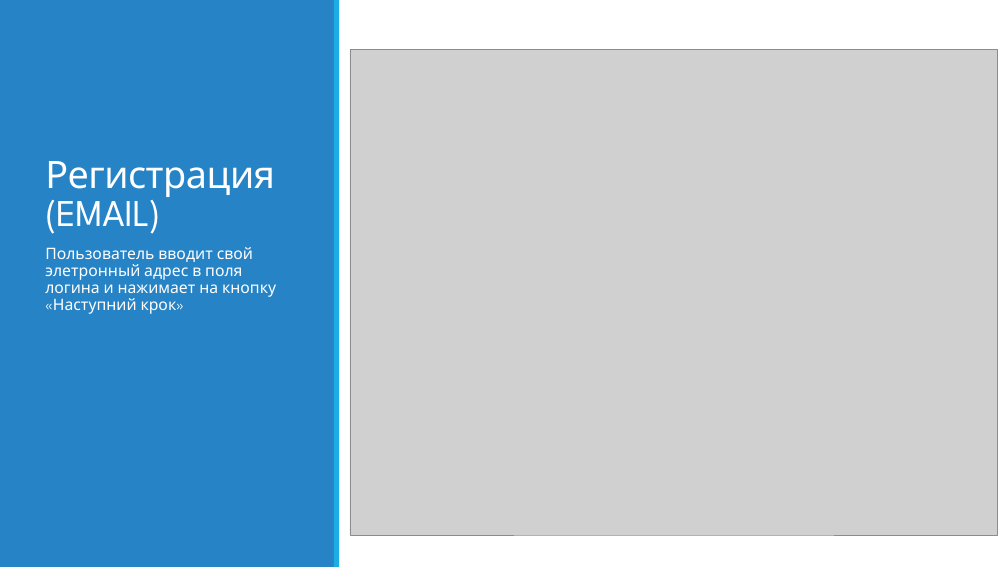
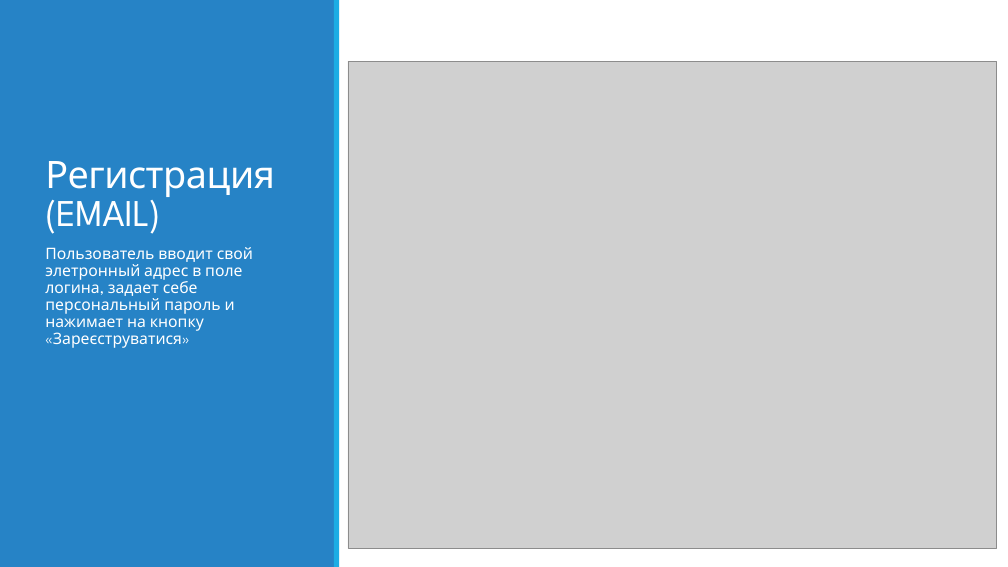
Before and after one commit to bturko/sso, a slide deck: slide 14 of Docs/KS_SIGNUP_2.pptx (slide 16 before the commit). Drawn at 1008x567 pixels with LibreOffice and Linux fonts; fonts in the diff are those of the drawing; grey boxes stand for pictures. Boxes give left, top, right and bottom in pixels: in the first picture for what was removed or moved away, otherwise in the second. Text is boxed around its words. In the diff, an @@ line names an element or a change of style, - is before the commit and + after.

```diff
--- a/Docs/KS_SIGNUP_2.pptx
+++ b/Docs/KS_SIGNUP_2.pptx
@@ picture: place and size @@
-picture at <box>350,49,998,535</box>
+picture at <box>348,61,997,549</box>
@@ text at <box>45,247,253,348</box>: text changed @@
-Пользователь вводит свой элетронный адрес в поля логина и нажимает на кнопку «Наступний крок»
+Пользователь вводит свой элетронный адрес в поле логина, задает себе персональный пароль и нажимает на кнопку «Зареєструватися»
```
Also in this commit, not shown: 15 other slides changed, 3 slides removed, 5 other files.
